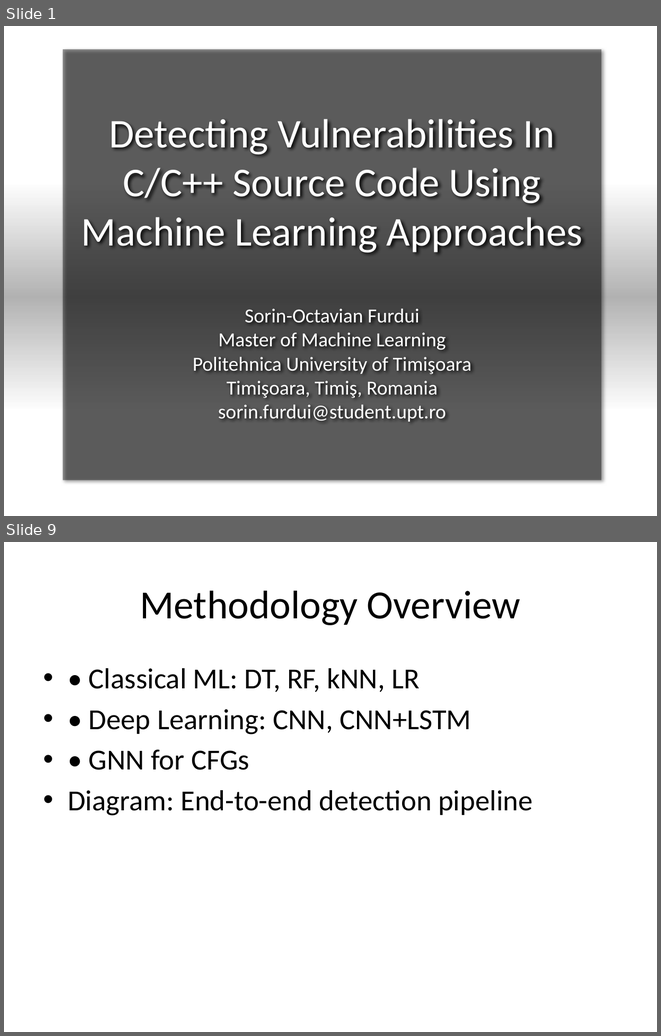
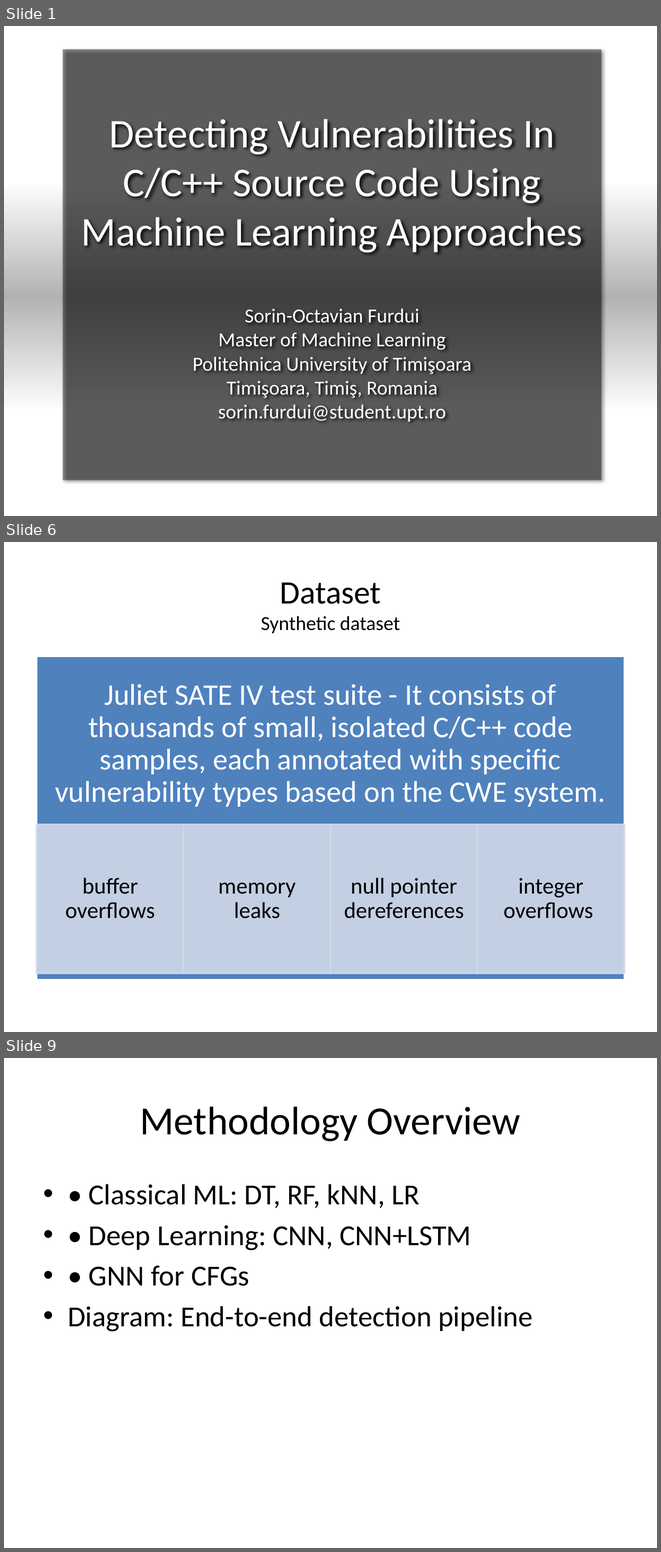
Before and after one commit to TaviFurdui/detecting-vulnerabilities-using-ml, a slide deck: Presentation.pptx. Shown one above the other, each under a label of ours: slides 1 and 9 before the commit, slides 1, 6 and 9 after it; the slides between them are not shown. The pictures are 661x1036 and 661x1552 pixels, drawn with LibreOffice and Linux fonts; fonts in the diff are those of the drawing; background and template pictures are left out. Boxes give left, top, right and bottom in pixels: in the first picture for what was removed or moved away, otherwise in the second. Text is boxed around its words. In the diff, an @@ line names an element or a change of style, - is before the commit and + after.

```diff
--- a/Presentation.pptx
+++ b/Presentation.pptx
@@ slide 6 added at <box>4,542,657,1032</box>, background #FFFFFF @@
@@ title added at <box>261,582,400,633</box>, 22 pt, text #000000 @@
+Dataset
+Synthetic dataset
@@ group added at <box>37,656,624,979</box>: 5 rectangles, 5 texts @@
+Juliet SATE IV test suite - It consists of thousands of small, isolated C/C++ code samples, each annotated with specific vulnerability types based on the CWE system.
+buffer overflows
+memory leaks
+null pointer dereferences
+integer overflows
```
Also in this commit, not shown: 2 slides changed, 3 other slides added, 4 slides removed.
